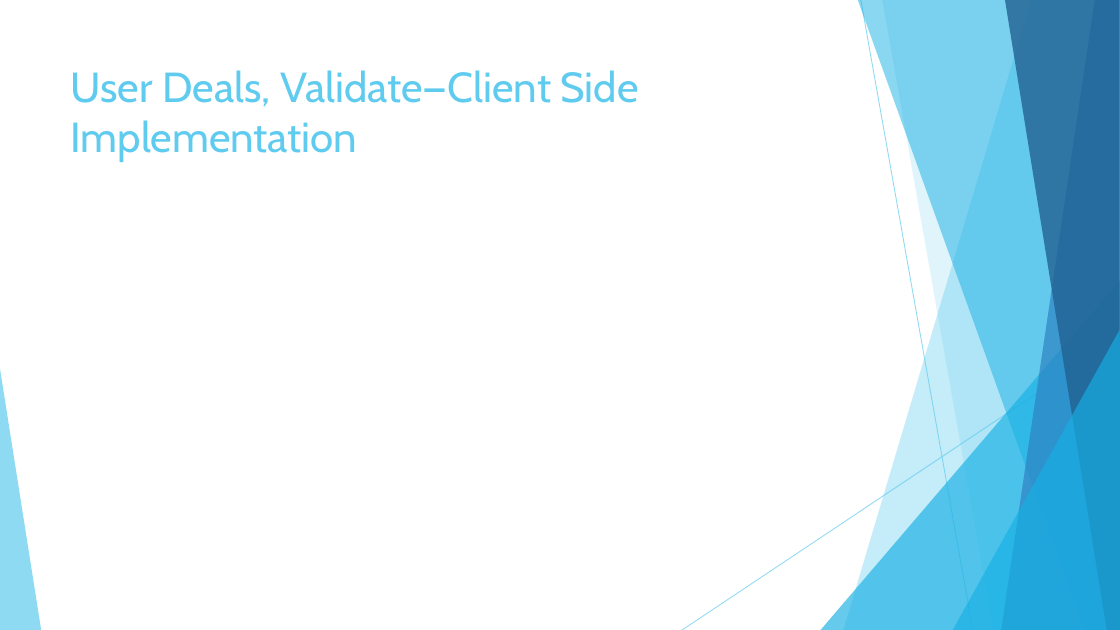
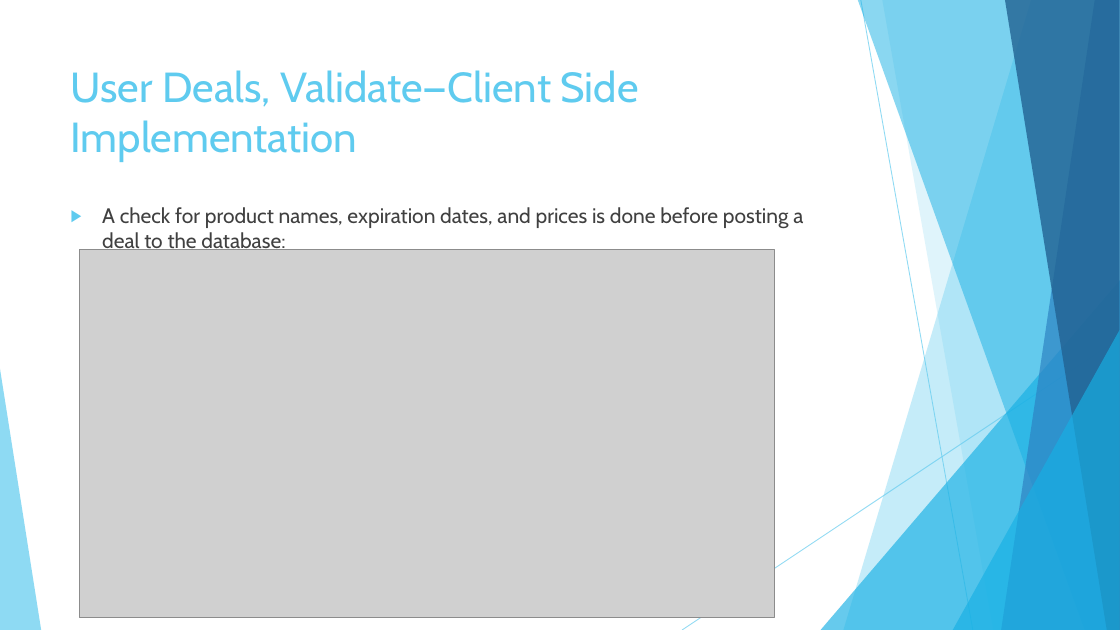
Before and after one commit to garciaac01/acs560_course_project, a slide deck: slide 21 of My EZ Shopper.pptx (slide 18 before the commit). Drawn at 1120x630 pixels with LibreOffice and Linux fonts; fonts in the diff are those of the drawing; grey boxes stand for pictures. Boxes give left, top, right and bottom in pixels: in the first picture for what was removed or moved away, otherwise in the second. Text is boxed around its words. In the diff, an @@ line names an element or a change of style, - is before the commit and + after.

```diff
--- a/My EZ Shopper.pptx
+++ b/My EZ Shopper.pptx
@@ text added at (x1=102, y1=207, x2=803, y2=250), 18 pt, text #404040 @@
+▶ A check for product names, expiration dates, and prices is done before posting a deal to the database:
@@ picture added at (x1=80, y1=250, x2=775, y2=618) @@
```
Also in this commit, not shown: 10 other slides changed, 3 slides added.
